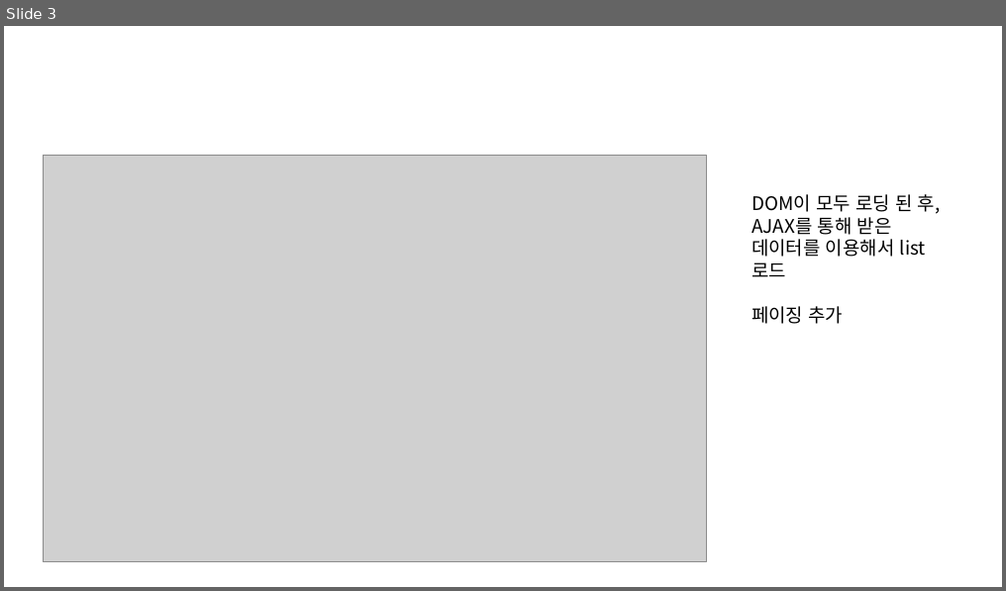
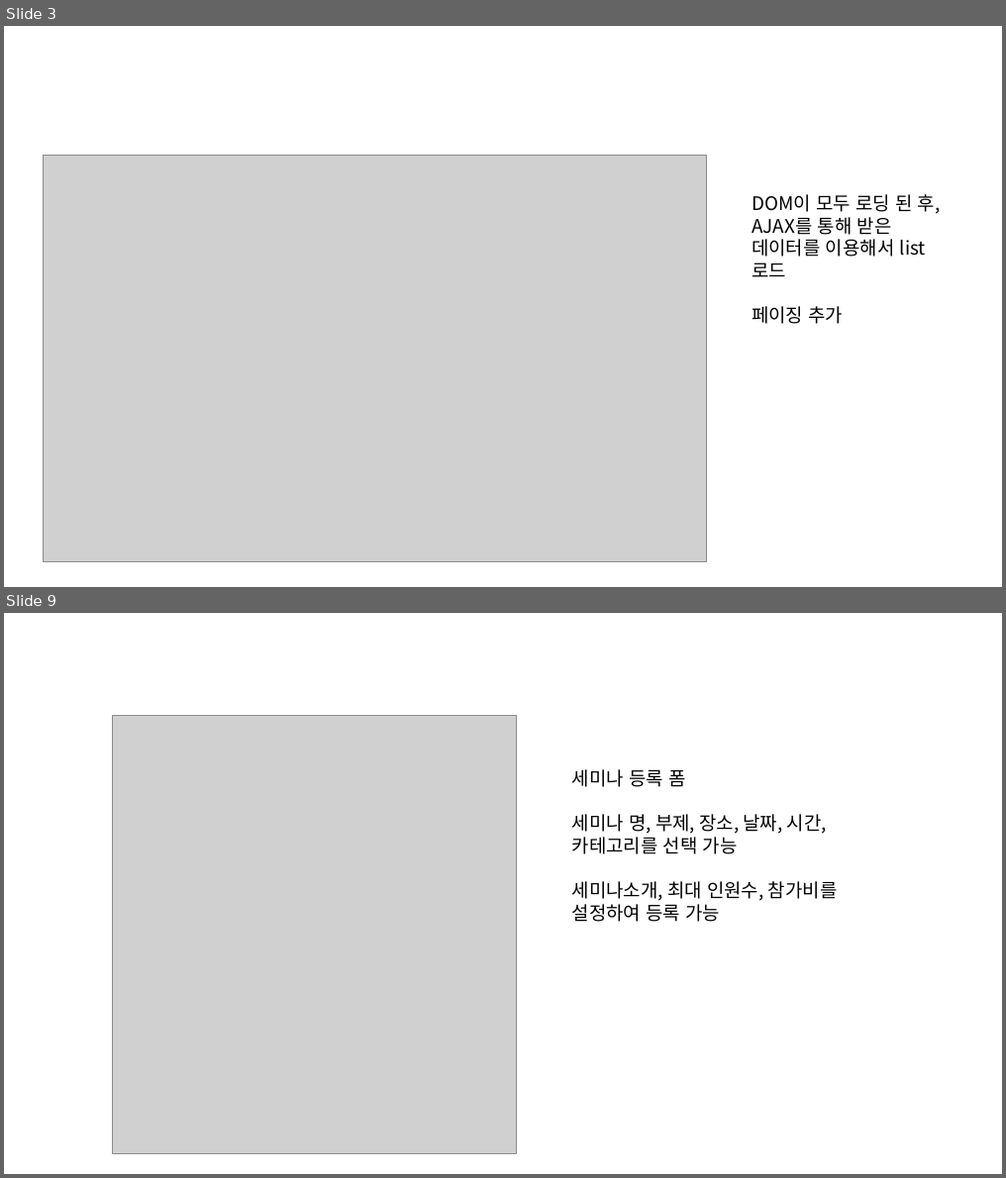
Before and after one commit to ezenteam2/e-Zone, a slide deck: 0 발표용 파워포인트/0424 4차발표/0424 project05 - 파워포인트 - 형준.pptx. Shown one above the other, each under a label of ours: slide 3 before the commit, slides 3 and 9 after it; the slides between them are not shown. The pictures are 1006x591 and 1006x1178 pixels, drawn with LibreOffice and Linux fonts; fonts in the diff are those of the drawing; grey boxes stand for pictures. Boxes give left, top, right and bottom in pixels: in the first picture for what was removed or moved away, otherwise in the second. Text is boxed around its words. In the diff, an @@ line names an element or a change of style, - is before the commit and + after.

```diff
--- a/0 발표용 파워포인트/0424 4차발표/0424 project05 - 파워포인트 - 형준.pptx
+++ b/0 발표용 파워포인트/0424 4차발표/0424 project05 - 파워포인트 - 형준.pptx
@@ slide 9 added at (4, 613, 1002, 1174), background #FFFFFF @@
@@ picture added at (113, 716, 516, 1155) @@
@@ text added at (572, 769, 838, 922), 18 pt, text #000000 @@
+세미나 등록 폼
+세미나 명, 부제, 장소, 날짜, 시간, 카테고리를 선택 가능
+세미나소개, 최대 인원수, 참가비를 설정하여 등록 가능
```
Also in this commit, not shown: 9 other slides added, 2 other files.
